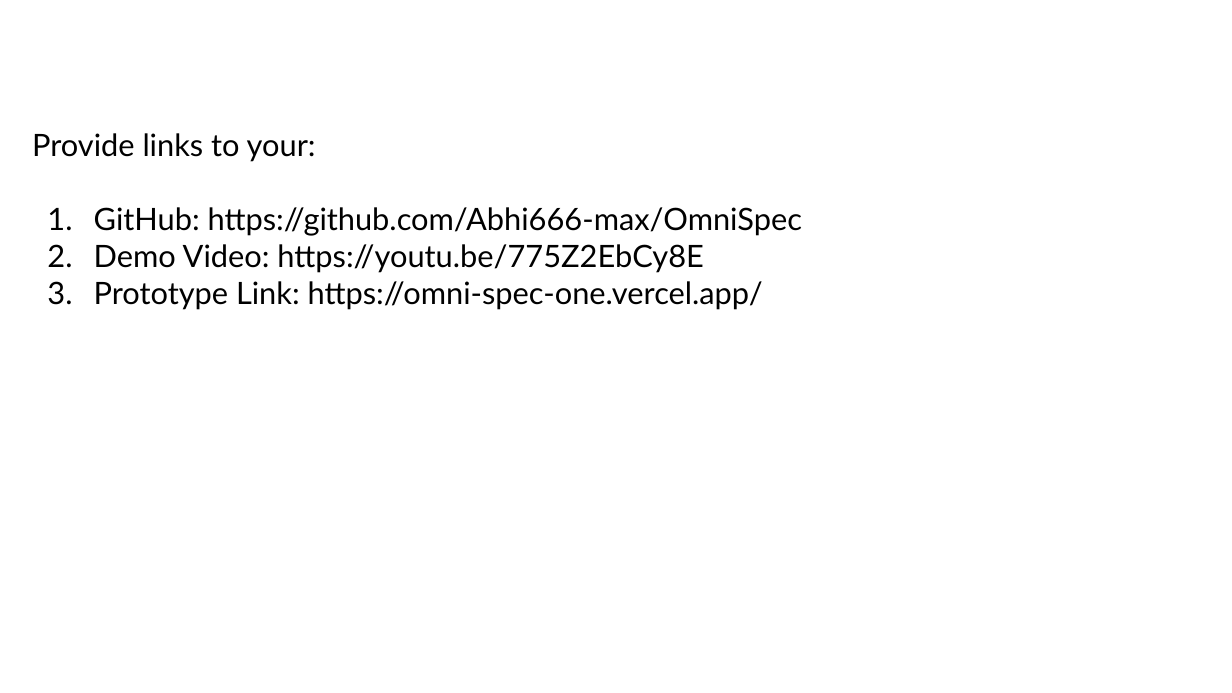
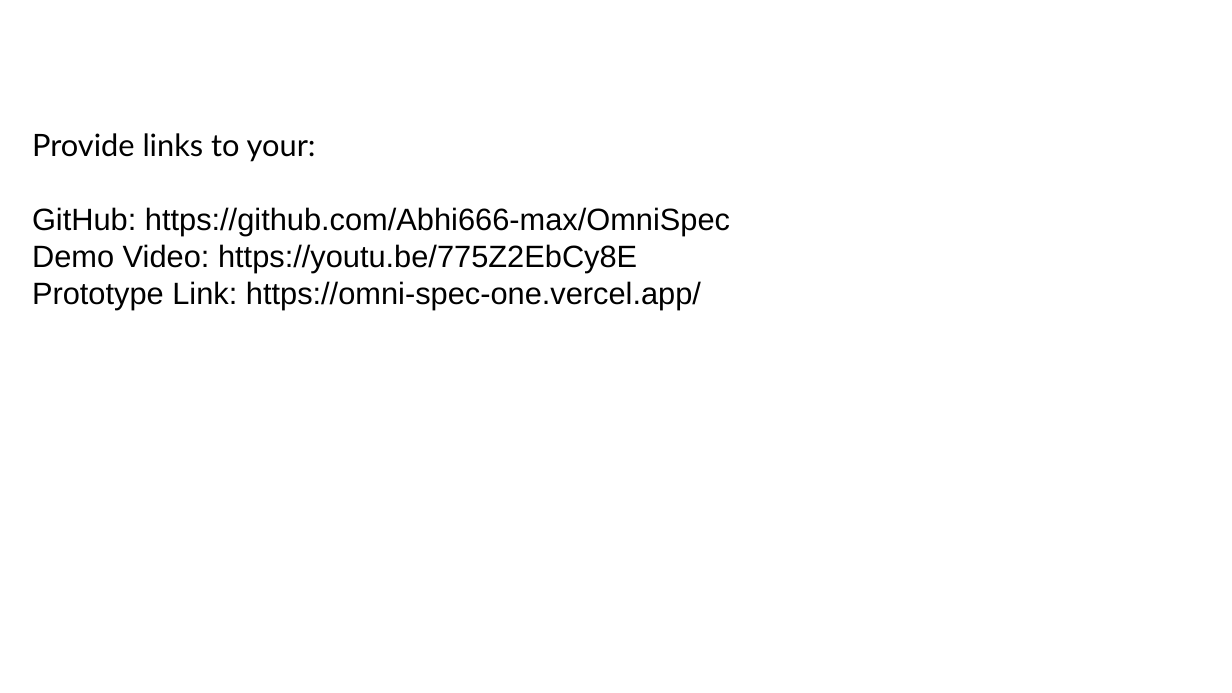
Before and after one commit to Abhi666-max/OmniSpec, a slide deck: slide 13 of Final_OmniSpec_Presentation.pptx. Drawn at 1232x693 pixels with LibreOffice and Linux fonts; fonts in the diff are those of the drawing; background and template pictures are left out. Boxes give left, top, right and bottom in pixels: in the first picture for what was removed or moved away, otherwise in the second. Text is boxed around its words. In the diff, an @@ line names an element or a change of style, - is before the commit and + after.

Commit message:
Fix presentation text overlap and image bounding boxes

```diff
--- a/Final_OmniSpec_Presentation.pptx
+++ b/Final_OmniSpec_Presentation.pptx
@@ text at (x1=32, y1=207, x2=730, y2=310): text changed; font Lato to Arial @@
-1. GitHub: https://github.com/Abhi666-max/OmniSpec
-2. Demo Video: https://youtu.be/775Z2EbCy8E
-3. Prototype Link: https://omni-spec-one.vercel.app/
+GitHub: https://github.com/Abhi666-max/OmniSpec
+Demo Video: https://youtu.be/775Z2EbCy8E
+Prototype Link: https://omni-spec-one.vercel.app/
```
Also in this commit, not shown: 12 other slides changed, 3 other files.
